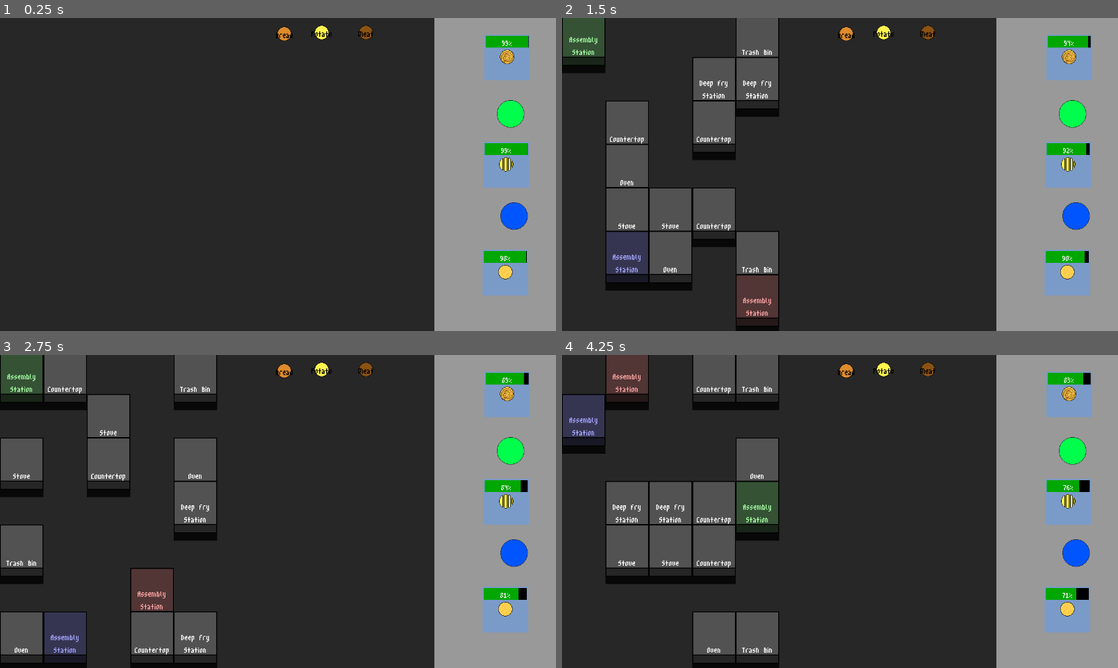
Above: before the commit, frames 1-4 (two rows, left to right).
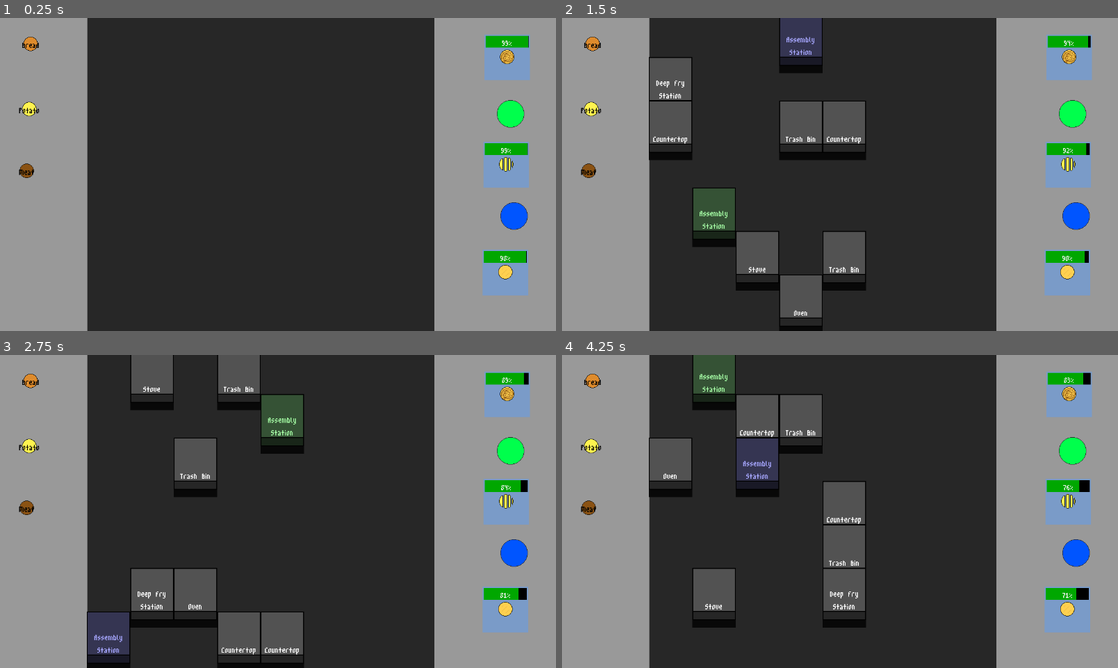
Above: after the commit, the same moments.

Repository: IronStrikerX/COGS-game
Game: Godot game, scene res://Game/game.tscn
Two runs of this game, one before a commit and one after it. Both use one fixed random seed, a clock stepped at 60 frames per second and the inputs below.
Inputs:
- Up to frame 1 (0.25 s): no input
- Up to frame 2 (1.5 s): tap Enter (debug) at 0.5 s; tap Space at 1.25 s
- Up to frame 3 (2.75 s): tap Enter (debug) at 2 s
- Up to frame 4 (4.25 s): tap Space at 2.75 s; tap Enter (debug) at 3.5, 4.15 s

The runs differ from the first frame. In frame 1, 16% of the frame differs, in the area x 0-68%, y 0-100%; in frame 2, 34%; in frame 3, 32%; in frame 4, 35%.

Commit message:
moved kitchen location

Diff:
--- a/Game/game.tscn
+++ b/Game/game.tscn
@@ -24,7 +24,7 @@
 
 [node name="Panel" type="Panel" parent="Panel"]
 layout_mode = 0
-offset_left = -1.0
+offset_left = 201.0
 offset_top = -2.0
 offset_right = 1000.0
 offset_bottom = 720.0
@@ -33,15 +33,15 @@
 [node name="Food" type="Node2D" parent="."]
 
 [node name="food" parent="Food" instance=ExtResource("1_qmv3x")]
-position = Vector2(843, 34)
+position = Vector2(62, 352)
 food = ExtResource("2_oomkl")
 
 [node name="food2" parent="Food" instance=ExtResource("1_qmv3x")]
-position = Vector2(655, 37)
+position = Vector2(71, 60)
 food = ExtResource("3_buohc")
 
 [node name="food3" parent="Food" instance=ExtResource("1_qmv3x")]
-position = Vector2(741, 34)
+position = Vector2(68, 210)
 food = ExtResource("4_kul4i")
 
 [node name="Characters" type="Node2D" parent="."]
@@ -77,10 +77,10 @@
 WIDTH = 5
 HEIGHT = 7
 list_of_appliances = {
-"Assembly Station": 3,
-"Countertop": 3,
-"Deep Fry Station": 2,
-"Oven": 2,
-"Stove": 2,
+"Assembly Station": 2,
+"Countertop": 2,
+"Deep Fry Station": 1,
+"Oven": 1,
+"Stove": 1,
 "Trash Bin": 2
 }
--- a/Game/spawner.gd
+++ b/Game/spawner.gd
@@ -63,7 +63,7 @@
 		var new_appliance = APPLIANCES.instantiate()
 		var appliance_type = appliances.pick_random()
 		appliances.erase(appliance_type)
-		new_appliance.position = world_pos
+		new_appliance.position = world_pos + Vector2(200, 0)
 		new_appliance.z_index = int(location.x + location.y)
 
 		match appliance_type:
@@ -95,7 +95,6 @@
 		grid.append(row)
 
 	@warning_ignore("integer_division")
-	grid[HEIGHT - 1][WIDTH / 2] = 2
 
 	# Flatten appliance counts
 	var appliance_cells = 0
